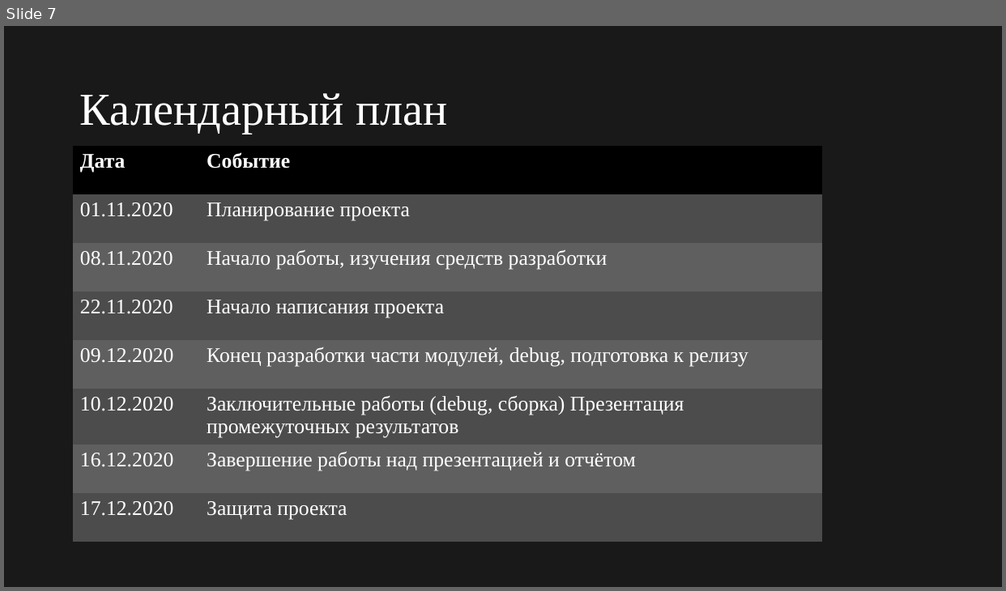
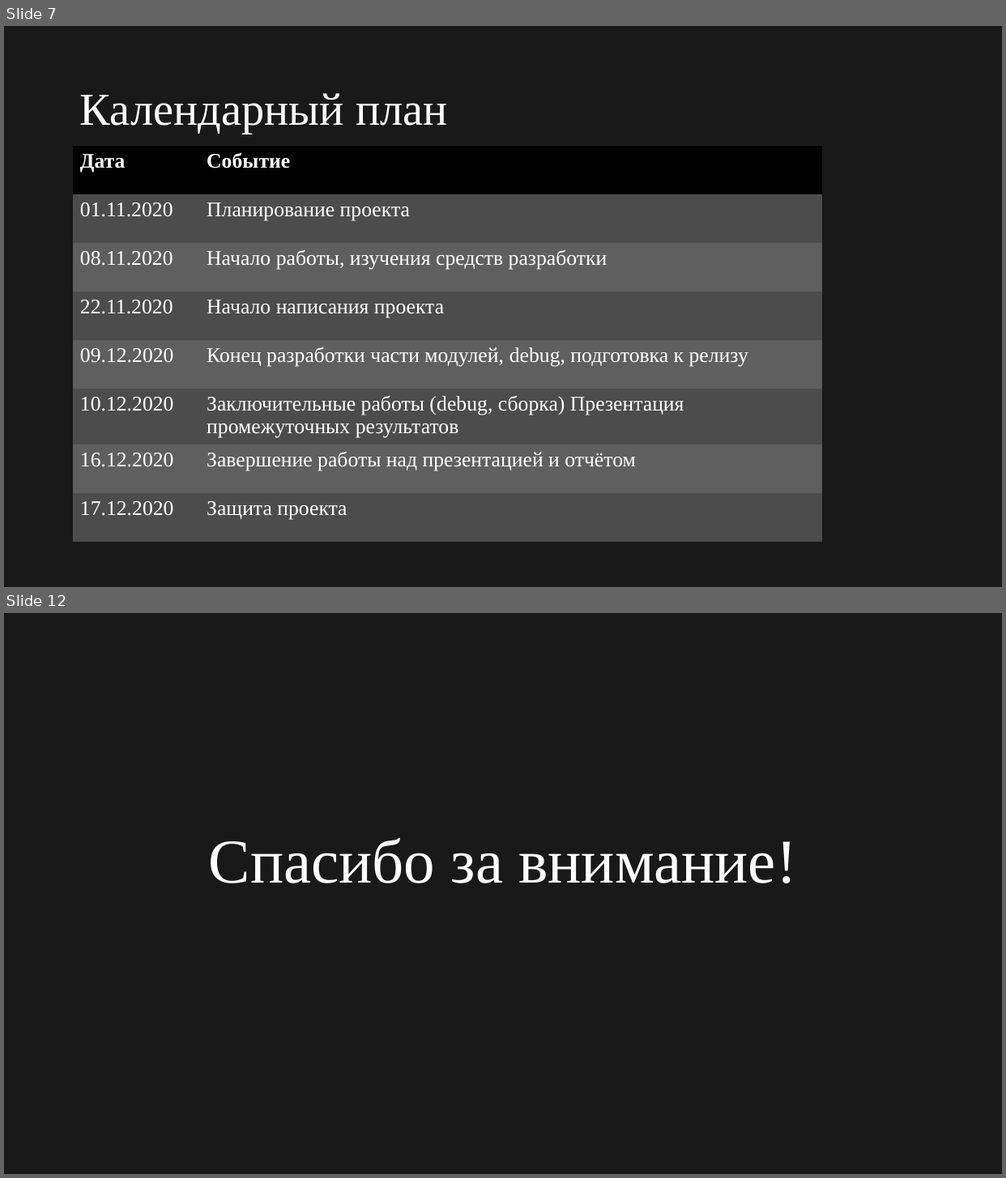
Before and after one commit to 12PAIN/SnakeIt, a slide deck: Report/Presentation.pptx. Shown one above the other, each under a label of ours: slide 7 before the commit, slides 7 and 12 after it; the slides between them are not shown. The pictures are 1006x591 and 1006x1178 pixels, drawn with LibreOffice and Linux fonts; fonts in the diff are those of the drawing. Boxes give left, top, right and bottom in pixels: in the first picture for what was removed or moved away, otherwise in the second. Text is boxed around its words. In the diff, an @@ line names an element or a change of style, - is before the commit and + after.

```diff
--- a/Report/Presentation.pptx
+++ b/Report/Presentation.pptx
@@ slide 12 added at <box>4,613,1002,1174</box>, background #191919 @@
@@ title added at <box>209,838,796,884</box>, 60 pt, text #FFFFFF @@
+Спасибо за внимание!
```
Also in this commit, not shown: 4 slides changed, 2 other slides added, 1 slide removed, 1 other file.
